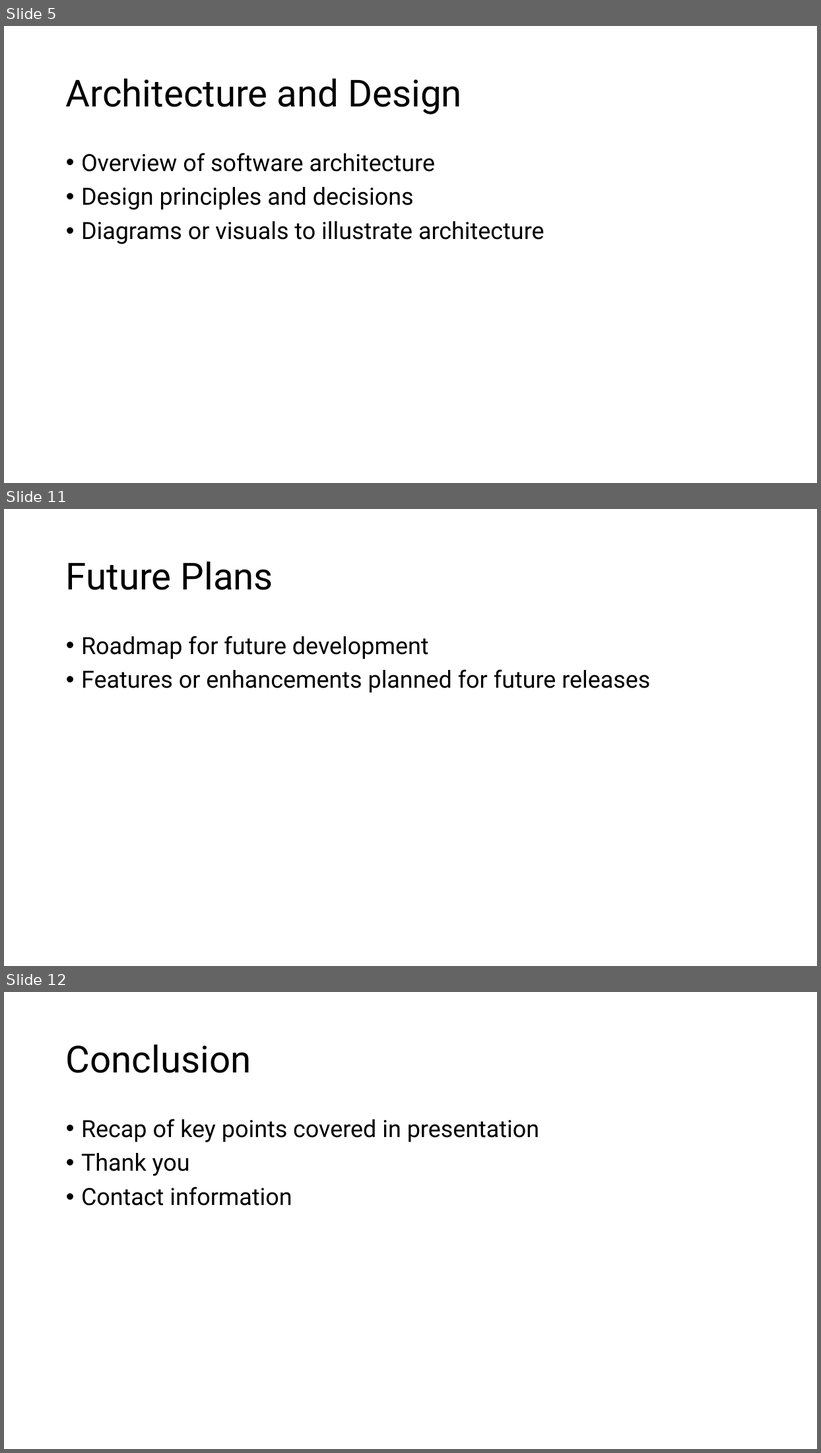
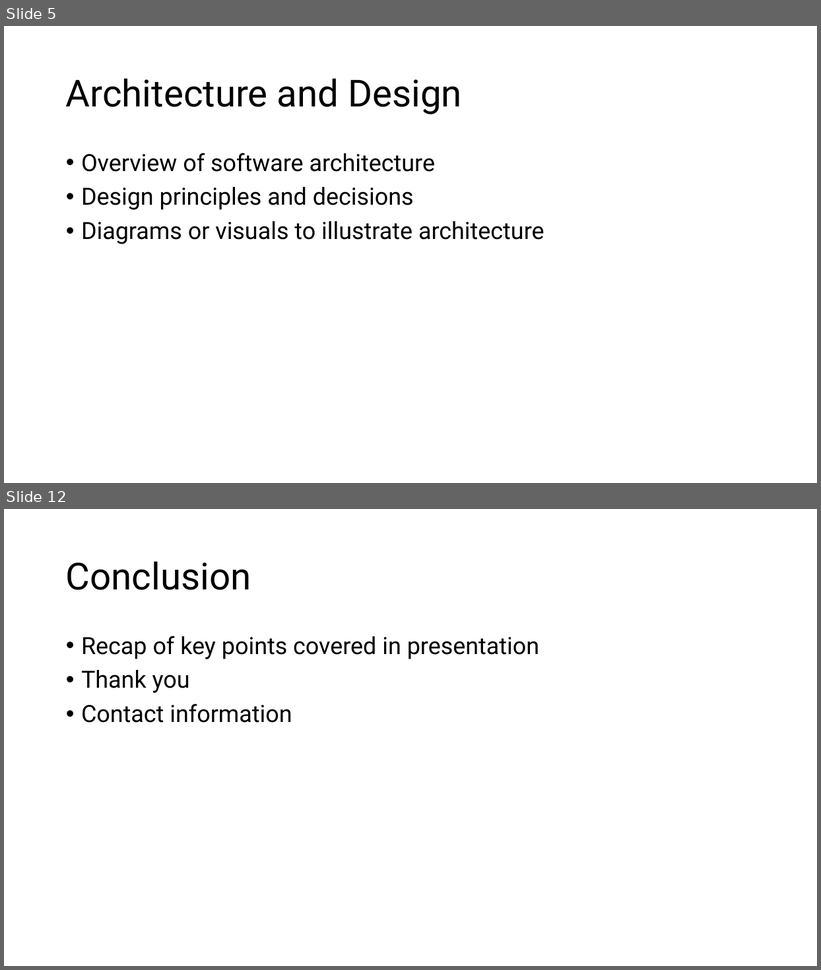
Before and after one commit to WakeTechBrandon/Bombastic-Bookstore, a slide deck: ProjectPresentation.pptx. Shown one above the other, each under a label of ours: slides 5, 11 and 12 before the commit, slides 5 and 12 after it; the slides between them are not shown. The pictures are 821x1453 and 821x970 pixels, drawn with LibreOffice and Linux fonts; fonts in the diff are those of the drawing. Boxes give left, top, right and bottom in pixels: in the first picture for what was removed or moved away, otherwise in the second. Text is boxed around its words. In the diff, an @@ line names an element or a change of style, - is before the commit and + after.

```diff
--- a/ProjectPresentation.pptx
+++ b/ProjectPresentation.pptx
@@ slide 11 removed at (x1=4, y1=509, x2=817, y2=966), background #FFFFFF @@
@@ title removed at (x1=66, y1=561, x2=273, y2=590) @@
-Future Plans
@@ text removed at (x1=81, y1=636, x2=650, y2=693) @@
-• Roadmap for future development
-• Features or enhancements planned for future releases
```
Also in this commit, not shown: 4 slides changed, 3 slides added, 2 other slides removed, 1 other file.
